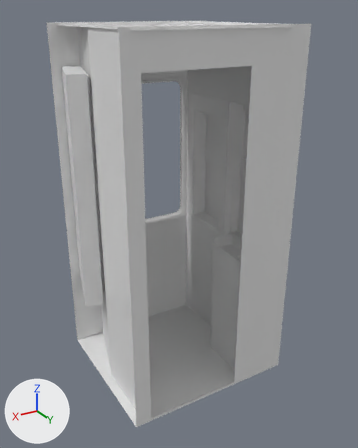
Renders of the FBX model Assets/Fbx/Vagon/Vagon_body_inner/Vagon_body_inner_WC_A_01.fbx from each side of a commit.
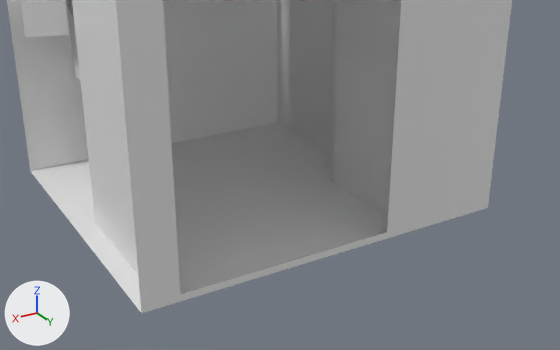
There are two pictures of each version: one whole from a 50 mm camera at (11.62, 1.5, 3.63) aimed at (10.14, -0.96, 2.4), one close up from a 50 mm camera at (11.21, 0.95, 2.38) aimed at (10.26, -0.63, 1.59). Lighting does not change. The marker at lower left points along +X, +Y and +Z. Where no turn or scale is listed for an object, it has been applied to the vertices. Vertices at the same position are counted once.

Objects in the first close-up: 'Vagon_body_inner_WC_A_01'.
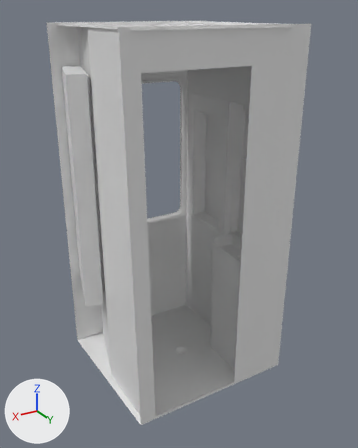
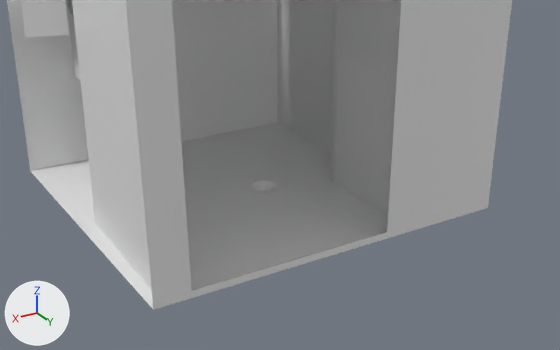
What differs and where, as boxes (x1, y1, x2, y2) in the close-ups (560 x 350 px):
'Vagon_body_inner_WC_A_01', reshaped
    before: (7, 0, 512, 313)
    after: (7, 0, 512, 310)
part 1 of me_vagon_body_inner_wc_a_01, built on
    before: (31, 0, 387, 313)
    after: (31, 0, 387, 310)

The change in detail:
me_vagon_body_inner_wc_a_01 is used by ob_vagon_body_inner_wc_a_01; location (0.0, 0.0, 0.0).
me_vagon_body_inner_wc_a_01 had 2047 vertices, 1976 faces and spanned x 9.61..10.75, y -1.52..-0.5, z 1.38..3.57.
me_vagon_body_inner_wc_a_01 now has 2152 vertices, 2111 faces and spans x 9.61..10.75, y -1.52..-0.5, z 1.34..3.57.
Part 1, on me_vagon_body_inner_wc_a_01:
1 face is deleted.
2 vertices move from x 10.6..10.7, y -0.52, z 1.38 to x 10.57..10.67, y -0.52, z 1.38.
105 vertices are added at x 10.01..10.19, y -1.09..-0.91, z 1.34..1.38.
136 new faces join them, mat_im_tumbur_floor (white #e7e7e7).
